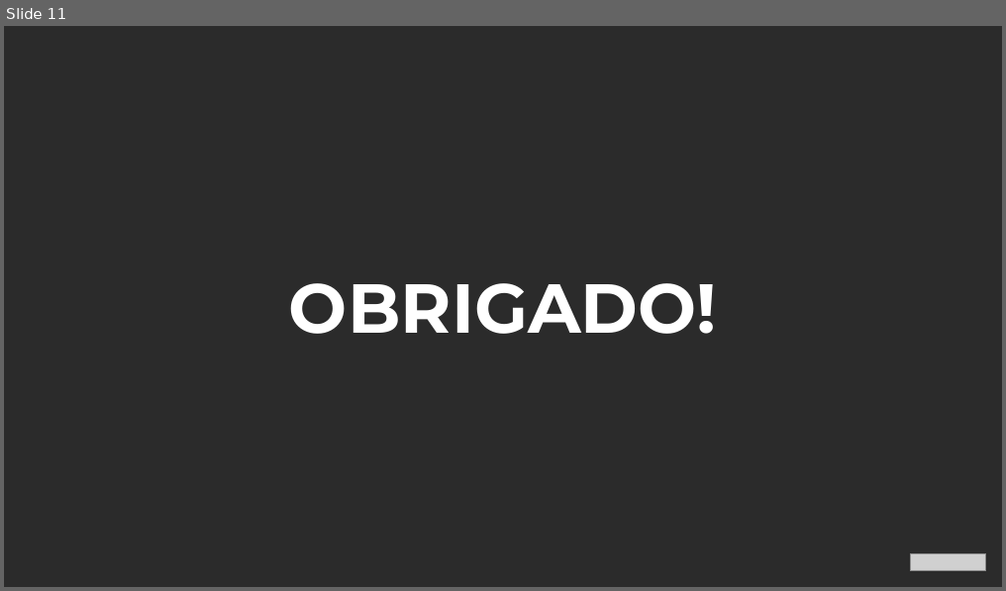
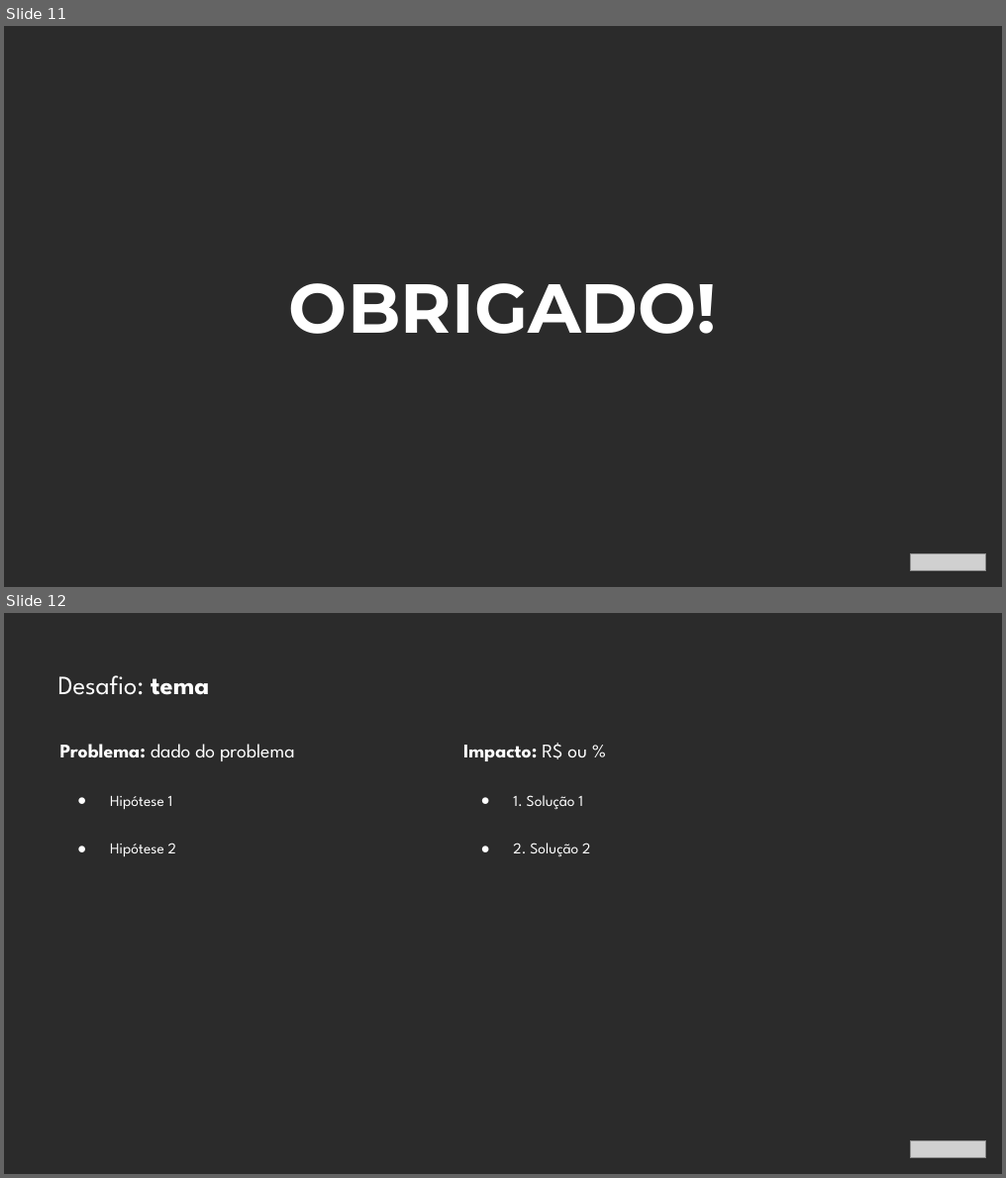
Before and after one commit to MatheusBoomer/growth-cycle-boomer, a slide deck: .claude/skills/_shared/modelos-apresentacao/molde-apresentacao.pptx. Shown one above the other, each under a label of ours: slide 11 before the commit, slides 11 and 12 after it. The pictures are 1006x591 and 1006x1178 pixels, drawn with LibreOffice and Linux fonts; fonts in the diff are those of the drawing; grey boxes stand for pictures; background and template pictures are left out; a plain dark background stands for a picture behind light text. Boxes give left, top, right and bottom in pixels: in the first picture for what was removed or moved away, otherwise in the second. Text is boxed around its words. In the diff, an @@ line names an element or a change of style, - is before the commit and + after.

```diff
--- a/.claude/skills/_shared/modelos-apresentacao/molde-apresentacao.pptx
+++ b/.claude/skills/_shared/modelos-apresentacao/molde-apresentacao.pptx
@@ slide 12 added at bbox=[4, 613, 1002, 1174], background picture (left out) @@
@@ text added at bbox=[58, 675, 209, 695], 19 pt, text #FFFFFF @@
+Desafio: tema
@@ text added at bbox=[60, 744, 295, 858], 14 pt, text #FFFFFF @@
+Problema: dado do problema
+● Hipótese 1
+● Hipótese 2
@@ text added at bbox=[463, 743, 590, 857], 11 pt, text #FFFFFF @@
+Impacto: R$ ou %
+● 1. Solução 1
+● 2. Solução 2
@@ picture added at bbox=[910, 1141, 986, 1157] @@
```
Also in this commit, not shown: 3 other files.
